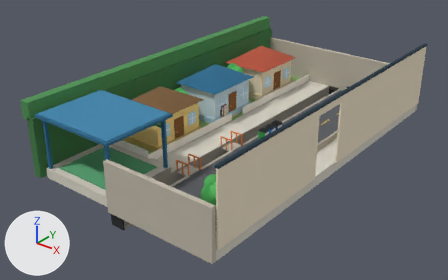
Renders of the Blender file Blender/street.blend from each side of a commit.
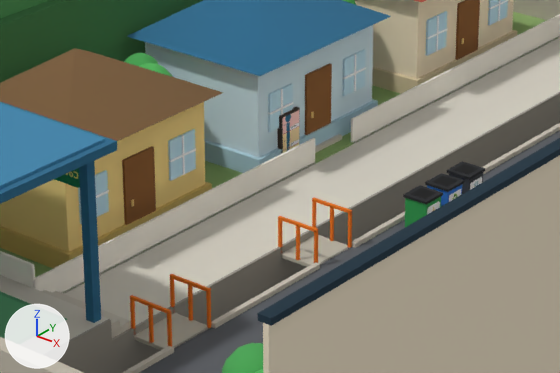
Each version is shown whole from a 50 mm lens placed at (3.4, -28.0, 18.8), pointed at (-21.3, 2.8, -0.4), then close up on the part from 31% to 68% of the width and 26% to 65% of the height. The axes (+X, +Y, +Z) are drawn at lower left. The lights are the same throughout. The last two pictures show the newer version.

Before the edit, the objects in view are built like this:
```python
me_m__street = bpy.data.meshes.new('M__street')
me_m__street.from_pydata(...)  # 5431 vertices, 5060 faces; spans x -28.3..-12.9, y -8.3..17.3, z -1.7..4.8
me_m__street.materials.append(mat_tanghalanpalette)  # picture img_palette_png
me_mesh_104 = bpy.data.meshes.new('Mesh_104')
me_mesh_104.from_pydata(...)  # 4 vertices, 2 faces; spans x -23.38, y 5.2..5.8, z -0.4..0.8
me_mesh_104.materials.append(mat_t_gauge)  # picture img_gauge_png
ob_m__street = bpy.data.objects.new('M__street', me_m__street)
ob_m__street.location = (0.0, 0.0, 0.0)
ob_t__gauge__0891 = bpy.data.objects.new('T__gauge__0891', me_mesh_104)
ob_t__gauge__0891.location = (0.0, 0.0, 0.0)
```
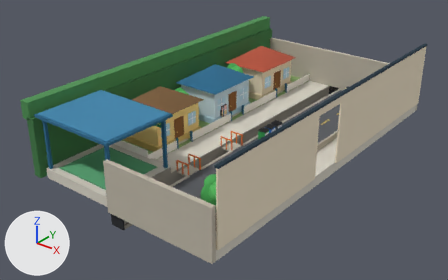
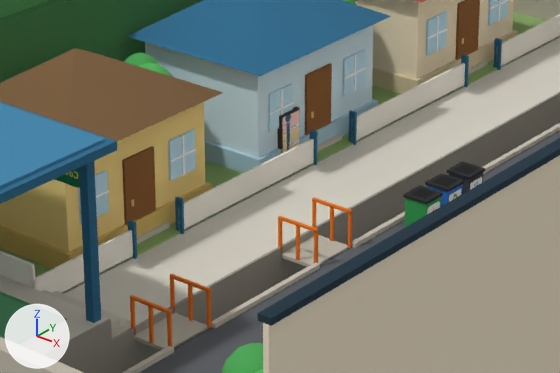
Changed parts and their boxes (x1, y1, x2, y2) in the close-ups (560 x 373 px):
part 1 of me_m__street, added: after (355, 112, 357, 145)
part 2 of me_m__street, added: after (349, 111, 355, 145)
part 3 of me_m__street, added: after (33, 139, 314, 293)
part 4 of me_m__street, added: after (356, 14, 560, 140)
part 5 of me_m__street, added: after (310, 131, 316, 165)

Diff of the bpy script that builds the scene:
```diff
--- a/Blender/street.blend.py
+++ b/Blender/street.blend.py
@@ me_m__street @@
 # used by ob_m__street; location = (0.0, 0.0, 0.0)
-me_m__street.from_pydata(...)  # 5431 vertices, 5060 faces; spans x -28.3..-12.9, y -8.3..17.3, z -1.7..4.8
+me_m__street.from_pydata(...)  # 5623 vertices, 5156 faces; spans x -28.3..-12.9, y -8.3..17.3, z -1.7..4.8
+# me_m__street part 1: the loose piece of 4 vertices spanning x -23.1..-23.0, y 7.3, z -0.4..0.2 is copied, and the copy is moved by (0.1, 0.0, 0.1); it spans x -22.9, y 7.3..7.4, z -0.5..0.3
+# me_m__street part 2: the loose piece of 4 vertices spanning x -23.1..-23.0, y 7.3, z -0.4..0.2 is copied, and the copy is moved by (0.0, 0.0, 0.1); it spans x -23.1..-22.9, y 7.3, z -0.5..0.3
+# me_m__street part 3: 64 vertices added at x -23.1..-22.9, y -0.2..1.4, z -0.5..0.3
+# me_m__street part 4: 60 vertices added at x -23.1..-22.9, y 11.8..13.4, z -0.5..0.3
+# me_m__street part 5: 12 vertices added at x -23.1..-22.9, y 5.8..7.4, z -0.5..0.3
+# other edits to the shape of me_m__street do not show in these pictures
 me_m__street.materials.append(mat_tanghalanpalette)
```
